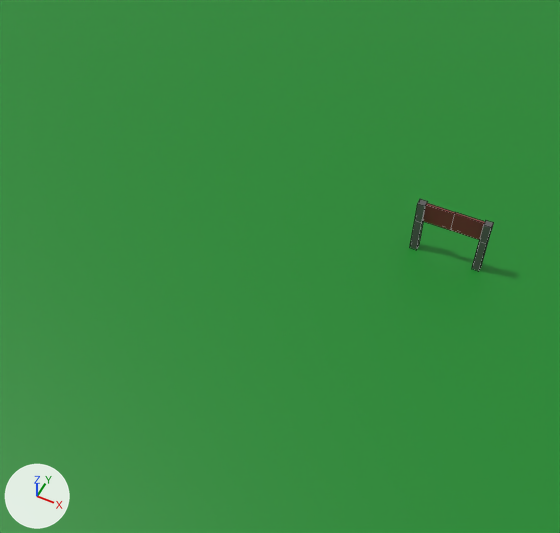
The Blender file rawAssets/course.blend, before and after one commit.
Before and after are seen from a 50 mm lens placed at (232.0, -536.0, 564.0), pointed at (-4.0, -64.0, -25.0). The lights are fixed; the arrows at lower left show +X, +Y and +Z. Mesh edges are drawn as thin lines.
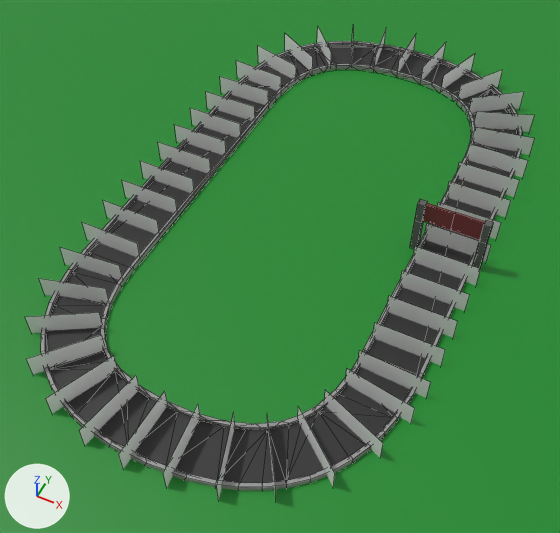
ob_nurbspath is not drawn itself; it is used by a modifier of ob_course, ob_judgmentc, ob_judgement, ob_judgmentb, ob_judgmenta.

Boxes (x1, y1, x2, y2) around the edits, measured in the pictures (560 x 533 px):
'Course', added (black)
    after: (41, 41, 522, 491)
    faces in mat_road (black #2c2c2c): (46, 45, 518, 483)
    faces in mat_lineedge (grey #989898): (41, 41, 522, 491)
'JudgmentB', added
    after: (25, 27, 535, 500)
'JudgmentA', added
    after: (27, 29, 535, 499)
'JudgmentC', added
    after: (39, 36, 528, 487)

What changed in the scene script:
```text
Add me_plane_011:
    me_plane_011.from_pydata([(-11.9, -14.6, -38.4), (-11.9, -14.6, 26.4), (23.9, -14.6, -38.4), (23.9, -14.6, 26.4)], [], [(0, 1, 3, 2)])
Add cu_nurbspath_001:
    cu_nurbspath_001 = bpy.data.curves.new('NurbsPath.001', 'CURVE')
    cu_nurbspath_001.dimensions = '3D'
    _sp = cu_nurbspath_001.splines.new('NURBS'); _sp.points.add(5)
    _sp.points.foreach_set('co', [2.0, -4.0, 0.0, 1.0, 2.0, 0.0, 0.0, 1.0, 2.0, 4.0, 0.0, 1.0, -2.0, 4.0, 0.0, 1.0, -2.0, -0.0221, 0.0, 1.0, -2.0, -4.044, 0.0, 1.0])
    _sp.order_u = 3
    _sp.order_v = 0
    _sp.resolution_u = 64
    _sp.use_cyclic_u = True
    cu_nurbspath_001.use_path = True
    cu_nurbspath_001.use_path_clamp = True
    cu_nurbspath_001.resolution_u = 64
    cu_nurbspath_001.fill_mode = 'FULL'
Add ob_judgmenta:
    ob_judgmenta = bpy.data.objects.new('JudgmentA', me_plane_011)  # modifiers ARRAY, CURVE
    ob_judgmenta.location = (0.0, 69.0, 0.0)
Add ob_nurbspath:
    ob_nurbspath = bpy.data.objects.new('NurbsPath', cu_nurbspath_001)
    ob_nurbspath.location = (0.0, 0.0, 0.0)
    ob_nurbspath.scale = (73.0, 73.0, 73.0)
Add ob_judgmentb:
    ob_judgmentb = bpy.data.objects.new('JudgmentB', me_plane_011.copy())  # modifiers ARRAY, CURVE
    ob_judgmentb.location = (0.0, 35.0, 0.0)
Add ob_judgmentc:
    ob_judgmentc = bpy.data.objects.new('JudgmentC', me_plane_011.copy())  # modifiers ARRAY, CURVE
    ob_judgmentc.location = (0.0, 0.0, 0.0)
Add ob_course:
    ob_course = bpy.data.objects.new('Course', me_cube_001)  # 20 vertices, 9 faces; spans x -7.6..7.6, y -27.9..27.9, z -1.7..5.4; in mat_line (white #e7e7e7), mat_road (black #2c2c2c), mat_lineedge (grey #989898); modifiers ARRAY, CURVE, DECIMATE
    ob_course.location = (0.0, 0.0, 0.0)
```
